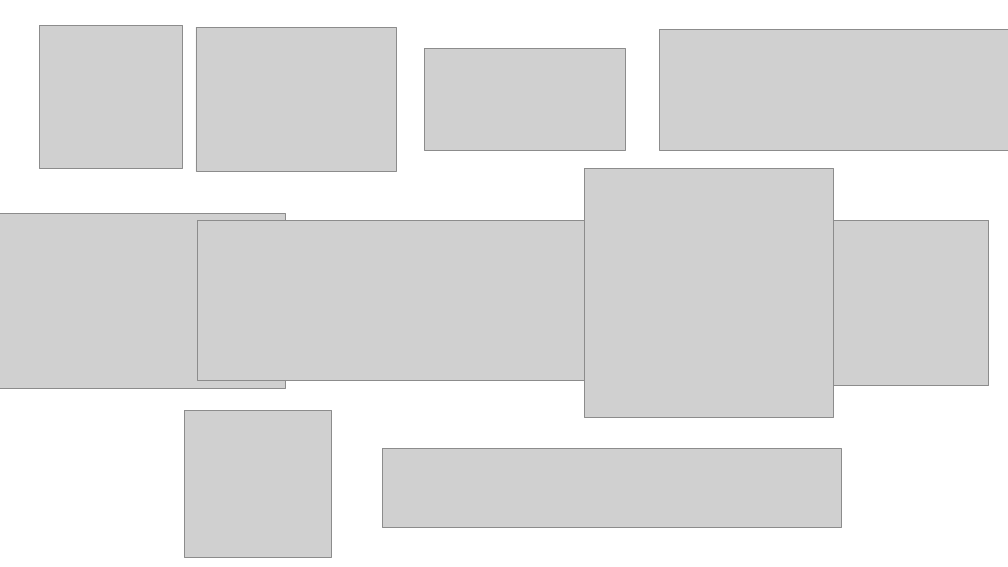
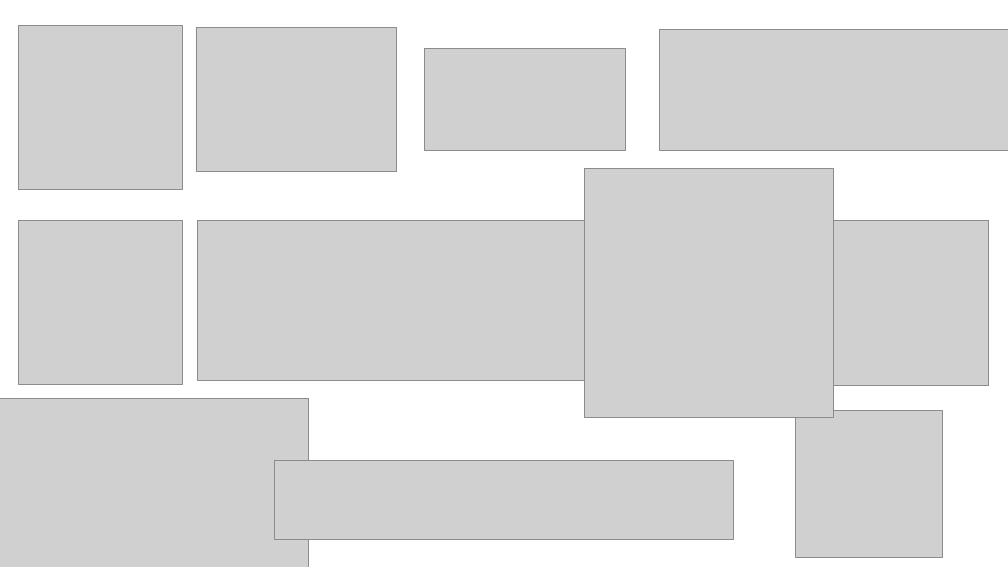
Before and after one commit to eqmh/p2p-argentina-workshop, a slide deck: slide 1 of docs/images/sponsors.pptx. Drawn at 1008x567 pixels with LibreOffice and Linux fonts; fonts in the diff are those of the drawing; grey boxes stand for pictures. Boxes give left, top, right and bottom in pixels: in the first picture for what was removed or moved away, otherwise in the second. Text is boxed around its words. In the diff, an @@ line names an element or a change of style, - is before the commit and + after.

```diff
--- a/docs/images/sponsors.pptx
+++ b/docs/images/sponsors.pptx
@@ picture: place and size @@
-picture at (39,25,183,169)
+picture at (18,25,183,190)
@@ picture added at (18,220,183,385) @@
@@ picture: place and size @@
-picture at (0,214,286,389)
+picture at (0,399,309,567)
@@ picture: place and size @@
-picture at (185,410,332,557)
+picture at (796,410,943,557)
@@ picture: place and size @@
-picture at (383,449,842,529)
+picture at (274,461,734,540)
```
Also in this commit, not shown: 5 other files.
